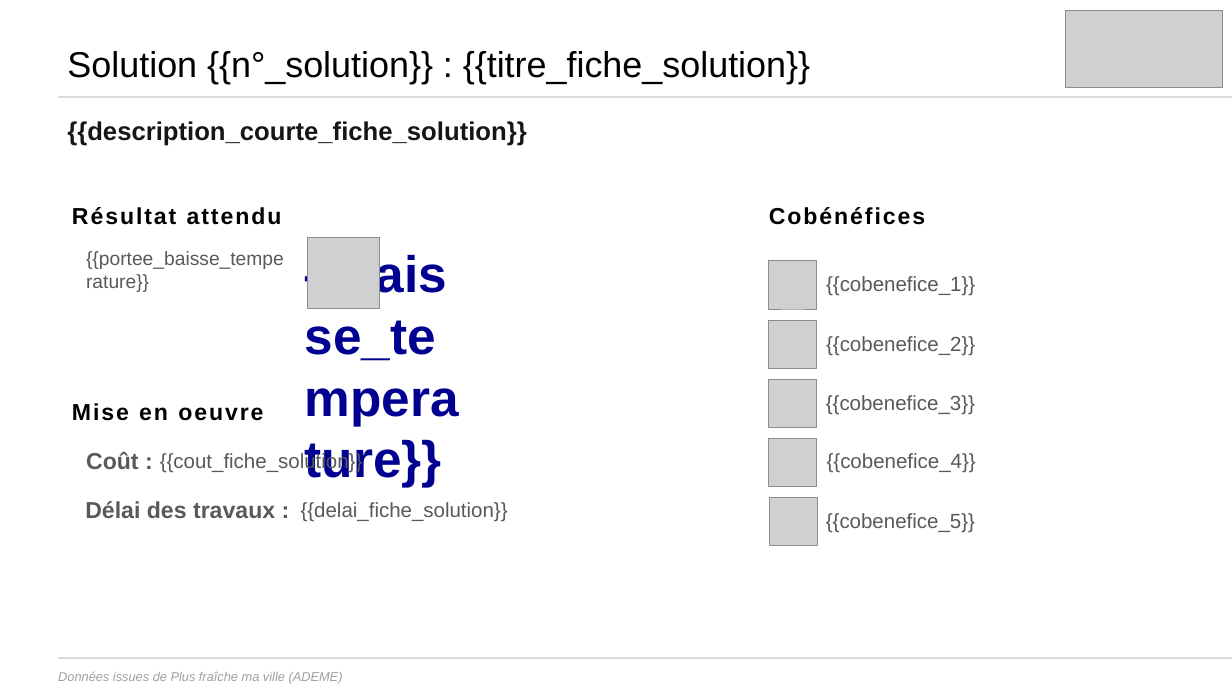
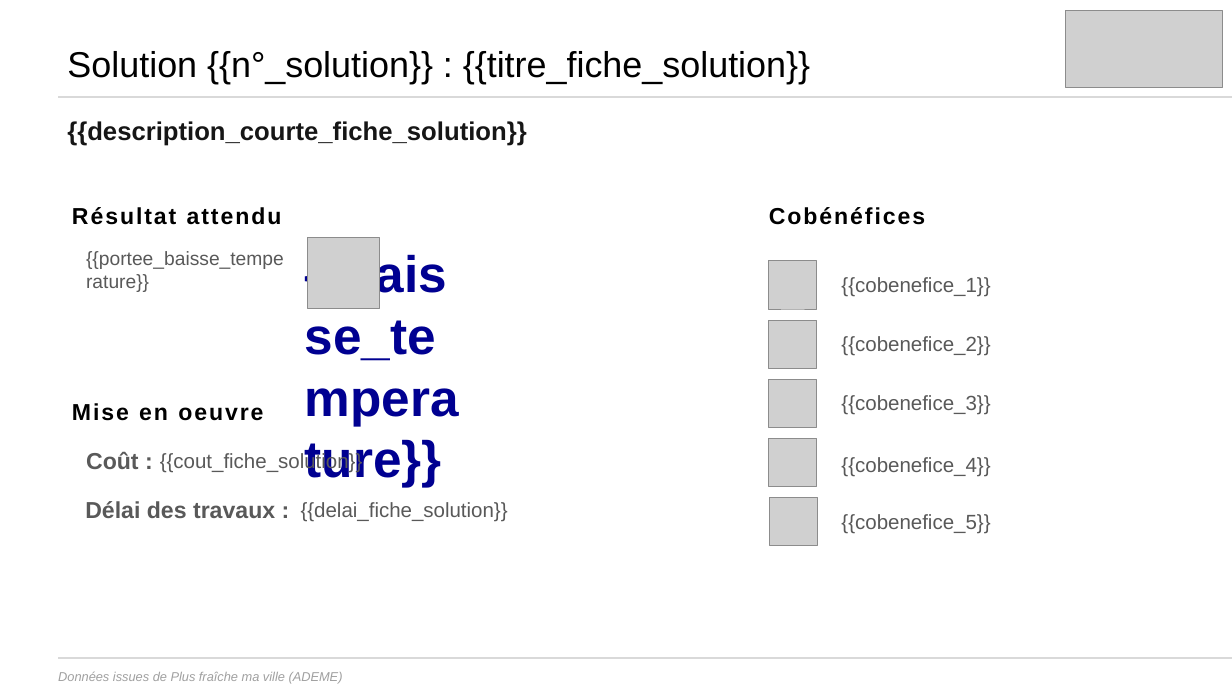
Before and after one commit to incubateur-ademe/plusfraichemaville-site, a slide deck: slide 3 of public/templates/template_synthese_projet.pptx. Drawn at 1232x693 pixels with LibreOffice and Linux fonts; fonts in the diff are those of the drawing; grey boxes stand for pictures. Boxes give left, top, right and bottom in pixels: in the first picture for what was removed or moved away, otherwise in the second. Text is boxed around its words. In the diff, an @@ line names an element or a change of style, - is before the commit and + after.

```diff
--- a/public/templates/template_synthese_projet.pptx
+++ b/public/templates/template_synthese_projet.pptx
@@ text "{{cobenefice_1}}": place and size @@
-text "{{cobenefice_1}}" at bbox=[826, 276, 975, 296]
+text "{{cobenefice_1}}" at bbox=[841, 277, 990, 297]
@@ text "{{cobenefice_2}}": place and size @@
-text "{{cobenefice_2}}" at bbox=[826, 336, 975, 356]
+text "{{cobenefice_2}}" at bbox=[841, 336, 990, 356]
@@ text "{{cobenefice_3}}": place and size @@
-text "{{cobenefice_3}}" at bbox=[826, 395, 975, 415]
+text "{{cobenefice_3}}" at bbox=[841, 395, 990, 415]
@@ vertical alignment top to middle in 5 elements at bbox=[841, 395, 990, 415], bbox=[841, 336, 990, 356], bbox=[841, 514, 990, 534], bbox=[841, 277, 990, 297], bbox=[841, 457, 990, 477] @@
@@ text "{{cobenefice_4}}": place and size @@
-text "{{cobenefice_4}}" at bbox=[827, 453, 976, 473]
+text "{{cobenefice_4}}" at bbox=[841, 457, 990, 477]
@@ text "{{cobenefice_5}}": place and size @@
-text "{{cobenefice_5}}" at bbox=[826, 513, 975, 533]
+text "{{cobenefice_5}}" at bbox=[841, 514, 990, 534]
```
Also in this commit, not shown: 2 other slides changed, 2 other files.
